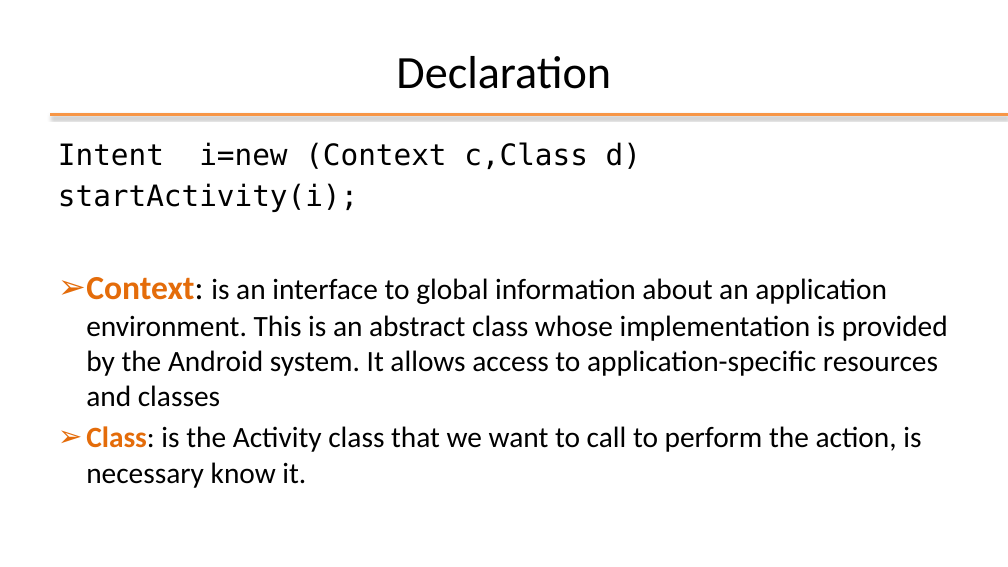
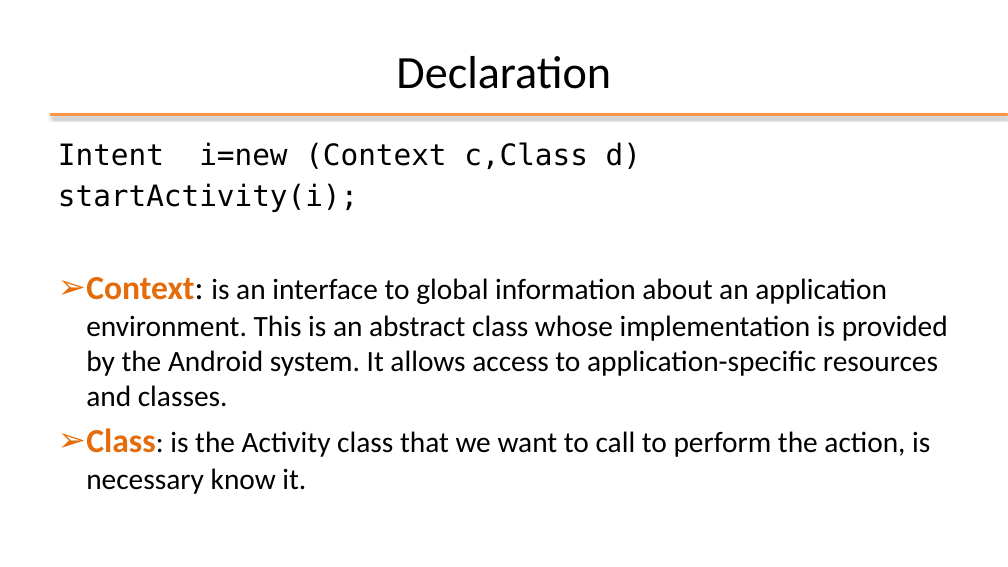
Before and after one commit to StePoli-00/Getting-started-with-Android, a slide deck: slide 22 of Slides/03-Key elements of application.pptx (slide 23 before the commit). Drawn at 1008x567 pixels with LibreOffice and Linux fonts; fonts in the diff are those of the drawing; background and template pictures are left out. Boxes give left, top, right and bottom in pixels: in the first picture for what was removed or moved away, otherwise in the second. Text is boxed around its words. In the diff, an @@ line names an element or a change of style, - is before the commit and + after.

Commit message:
Update 03-Key elements of application.pptx
adding button
click listener
intent example

```diff
--- a/Slides/03-Key elements of application.pptx
+++ b/Slides/03-Key elements of application.pptx
@@ text at (86, 277, 948, 407): text changed @@
-➢ Context: is an interface to global information about an application environment. This is an abstract class whose implementation is provided by the Android system. It allows access to application-specific resources and classes
+➢ Context: is an interface to global information about an application environment. This is an abstract class whose implementation is provided by the Android system. It allows access to application-specific resources and classes.
@@ text at (86, 428, 930, 494): size 28 to 32 pt in "Class:" @@
```
Also in this commit, not shown: 16 other slides changed, 13 slides added, 2 slides removed.
